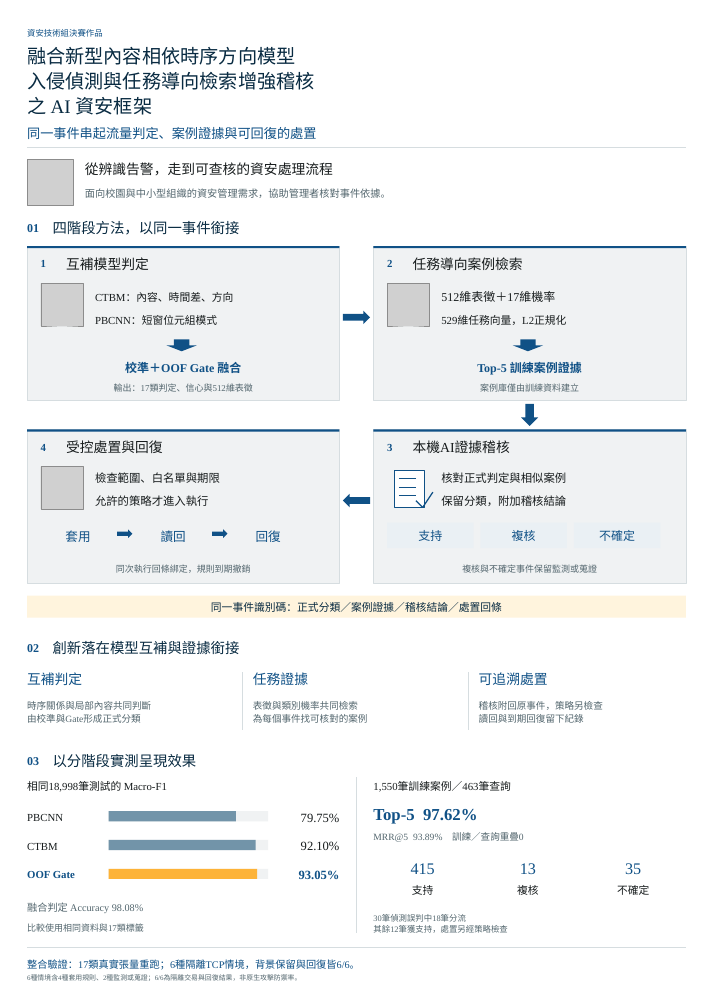
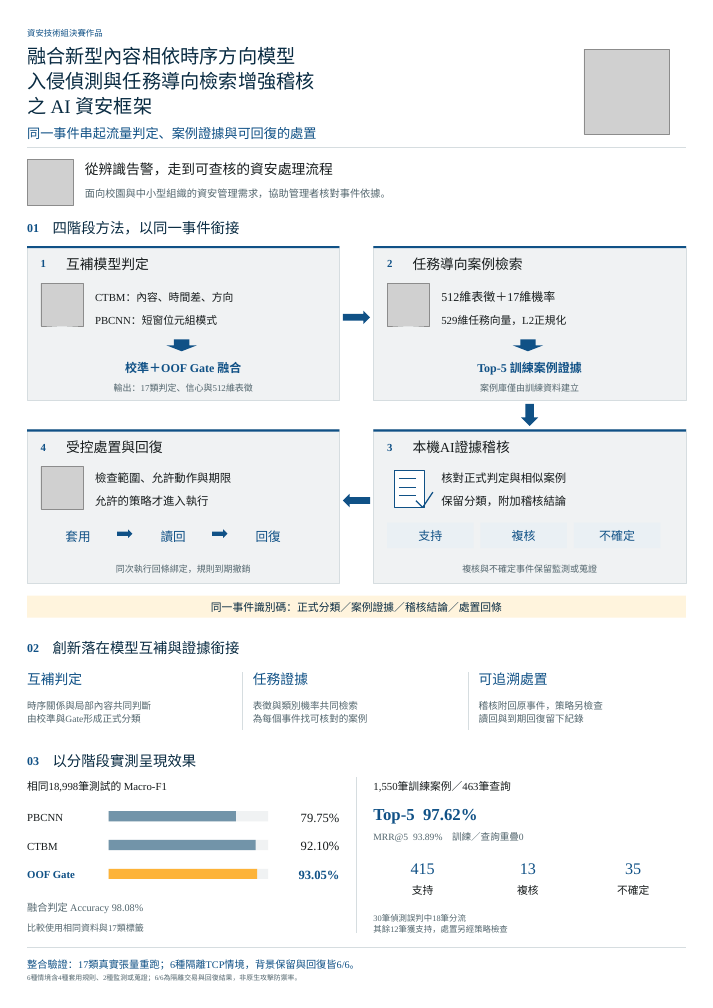
Before and after one commit to Lily09-project/innoserve-competition, a slide deck: slide 1 of deliverables/決賽海報_AI資安框架_A2.pptx. Drawn at 713x1008 pixels with LibreOffice and Linux fonts; fonts in the diff are those of the drawing; grey boxes stand for pictures. Boxes give left, top, right and bottom in pixels: in the first picture for what was removed or moved away, otherwise in the second. Text is boxed around its words. In the diff, an @@ line names an element or a change of style, - is before the commit and + after.

```diff
--- a/deliverables/決賽海報_AI資安框架_A2.pptx
+++ b/deliverables/決賽海報_AI資安框架_A2.pptx
@@ picture added at (584, 49, 669, 134) @@
@@ text at (95, 472, 231, 483): text changed @@
-檢查範圍、白名單與期限
+檢查範圍、允許動作與期限
```
Also in this commit, not shown: 38 other files.
